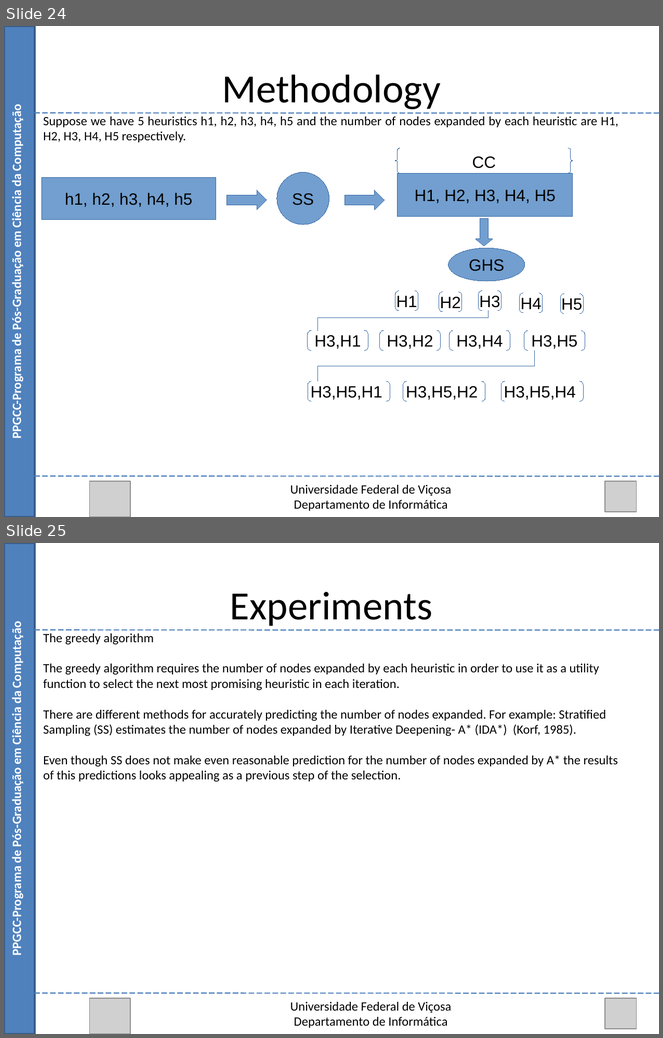
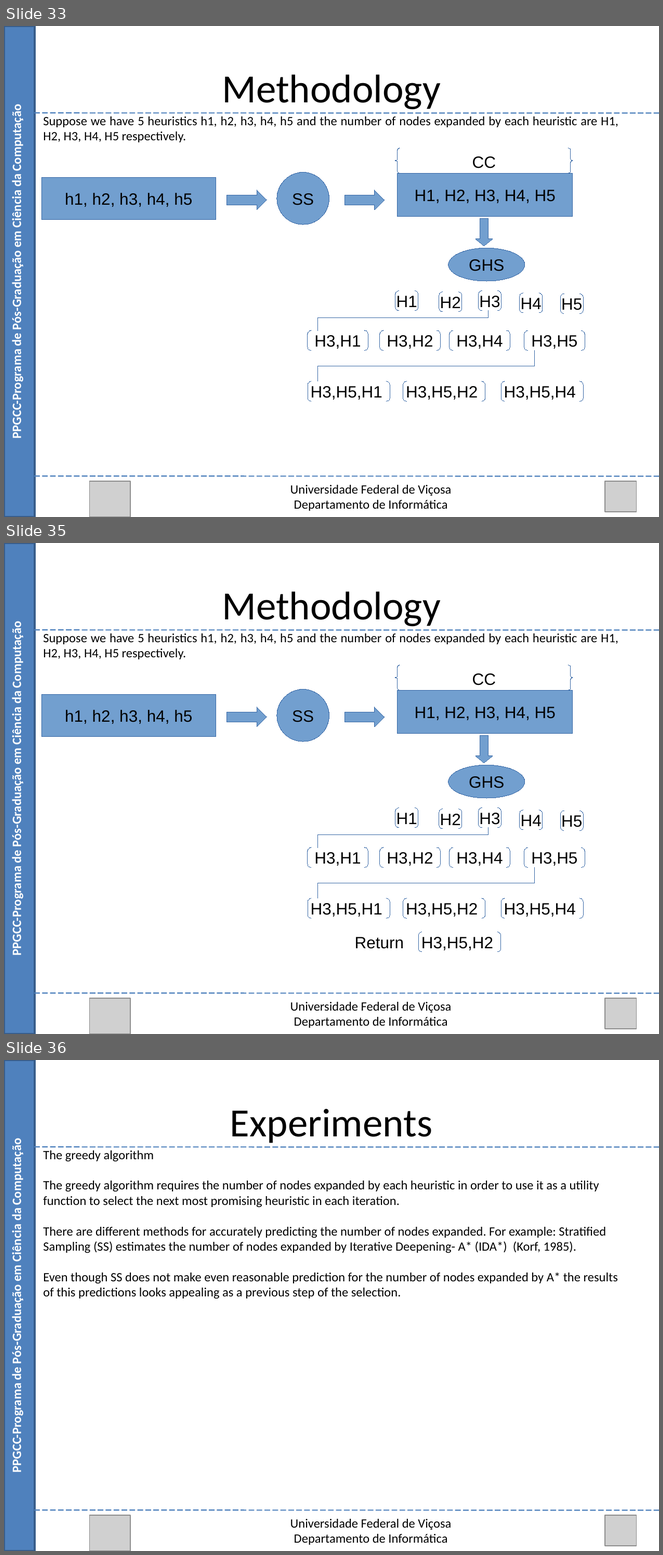
Before and after one commit to Marvinsky/research-marvin, a slide deck: latex/odp/selection heuristics.odp. Shown one above the other, each under a label of ours: slides 24 and 25 before the commit, slides 33, 35 and 36 after it; the slides between them are not shown. The pictures are 663x1038 and 663x1555 pixels, drawn with LibreOffice and Linux fonts; fonts in the diff are those of the drawing; grey boxes stand for pictures. Boxes give left, top, right and bottom in pixels: in the first picture for what was removed or moved away, otherwise in the second. Text is boxed around its words. In the diff, an @@ line names an element or a change of style, - is before the commit and + after.

```diff
--- a/latex/odp/selection heuristics.odp
+++ b/latex/odp/selection heuristics.odp
@@ slide 35 added at <box>4,543,659,1034</box>, background #FFFFFF @@
@@ rectangle added at <box>4,543,35,1034</box>, fill #4F81BD, outline #385D8A 2.01 pt @@
@@ text added at <box>222,591,441,627</box>, 44 pt, text #000000 @@
+Methodology
@@ text added at <box>9,628,25,954</box>, 14 pt, text #FFFFFF, bold @@
+PPGCC-Programa de Pós-Graduação em Ciência da Computação
@@ line added from (35, 630) to (659, 630), #4A7EBB 1.25 pt @@
@@ text added at <box>43,633,619,659</box>, 14 pt, text #000000 @@
+Suppose we have 5 heuristics h1, h2, h3, h4, h5 and the number of nodes expanded by each heuristic are H1, H2, H3, H4, H5 respectively.
@@ brace pair added at <box>395,665,573,690</box>, outline #3465A4 0 pt, 18 pt, text #000000 @@
+CC
@@ rectangle added at <box>41,694,216,736</box>, fill #729FCF, outline #3465A4 0 pt, 18 pt, text #000000 @@
+h1, h2, h3, h4, h5
@@ ellipse added at <box>277,689,330,742</box>, fill #729FCF, outline #3465A4 0 pt, 18 pt, text #000000 @@
+SS
@@ rectangle added at <box>398,691,573,734</box>, fill #729FCF, outline #3465A4 0 pt, 18 pt, text #000000 @@
+H1, H2, H3, H4, H5
@@ right arrow added at <box>227,707,267,727</box>, fill #729FCF, outline #3465A4 0 pt @@
@@ right arrow added at <box>345,707,385,727</box>, fill #729FCF, outline #3465A4 0 pt @@
@@ down arrow added at <box>476,735,493,763</box>, fill #729FCF, outline #3465A4 0 pt @@
@@ ellipse added at <box>448,765,525,798</box>, fill #729FCF, outline #3465A4 0 pt, 18 pt, text #000000 @@
+GHS
@@ bracket pair added at <box>396,808,419,827</box>, outline #3465A4 0 pt, 18 pt, text #000000 @@
+H1
@@ bracket pair added at <box>478,808,501,827</box>, outline #3465A4 0 pt, 18 pt, text #000000 @@
+H3
@@ bracket pair added at <box>439,809,462,828</box>, outline #3465A4 0 pt, 18 pt, text #000000 @@
+H2
@@ bracket pair added at <box>520,810,543,830</box>, outline #3465A4 0 pt, 18 pt, text #000000 @@
+H4
@@ bracket pair added at <box>561,811,584,831</box>, outline #3465A4 0 pt, 18 pt, text #000000 @@
+H5
@@ elbow line added from (489, 828) to (318, 848), #3465A4 0 pt @@
@@ bracket pair added at <box>308,848,369,867</box>, outline #3465A4 0 pt, 18 pt, text #000000 @@
+H3,H1
@@ bracket pair added at <box>380,848,440,867</box>, outline #3465A4 0 pt, 18 pt, text #000000 @@
+H3,H2
@@ bracket pair added at <box>450,848,510,867</box>, outline #3465A4 0 pt, 18 pt, text #000000 @@
+H3,H4
@@ bracket pair added at <box>524,848,584,867</box>, outline #3465A4 0 pt, 18 pt, text #000000 @@
+H3,H5
@@ elbow line added from (535, 868) to (318, 899), #3465A4 0 pt @@
@@ bracket pair added at <box>308,899,390,918</box>, outline #3465A4 0 pt, 18 pt, text #000000 @@
+H3,H5,H1
@@ bracket pair added at <box>403,899,486,918</box>, outline #3465A4 0 pt, 18 pt, text #000000 @@
+H3,H5,H2
@@ bracket pair added at <box>501,899,584,918</box>, outline #3465A4 0 pt, 18 pt, text #000000 @@
+H3,H5,H4
@@ bracket pair added at <box>419,932,501,952</box>, outline #3465A4 0 pt, 18 pt, text #000000 @@
+H3,H5,H2
@@ text added at <box>355,937,404,949</box>, 18 pt, text #000000 @@
+Return
@@ line added from (35, 994) to (659, 994), #4A7EBB 1.25 pt @@
@@ picture added at <box>89,999,130,1034</box> @@
@@ text added at <box>291,1002,451,1028</box>, 14 pt, text #000000 @@
+Universidade Federal de Viçosa
+Departamento de Informática
@@ picture added at <box>605,999,636,1029</box> @@
@@ what was slide 24 is now slide 33 @@
@@ what was slide 25 is now slide 36 @@
```
Also in this commit, not shown: 10 other slides added, 1 other file.
